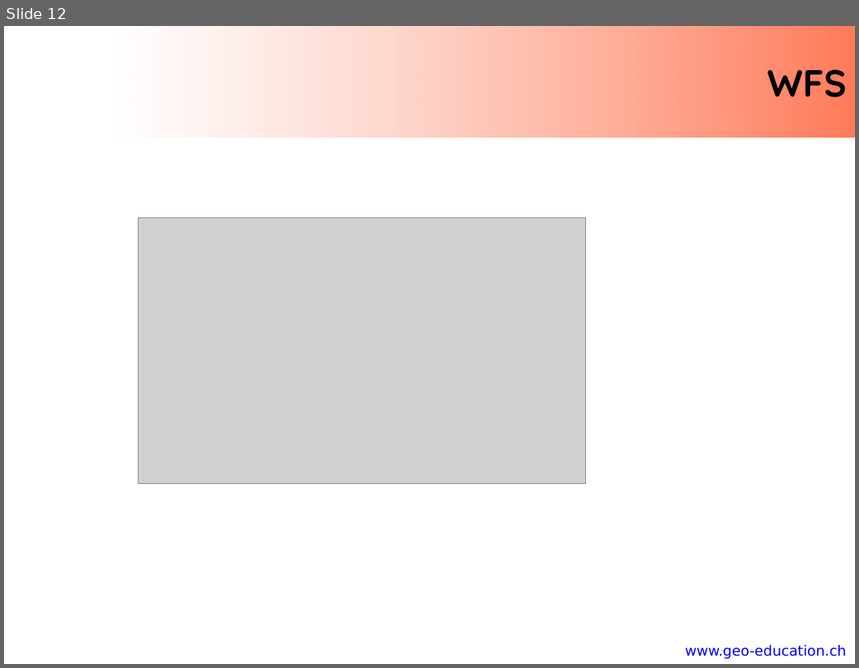
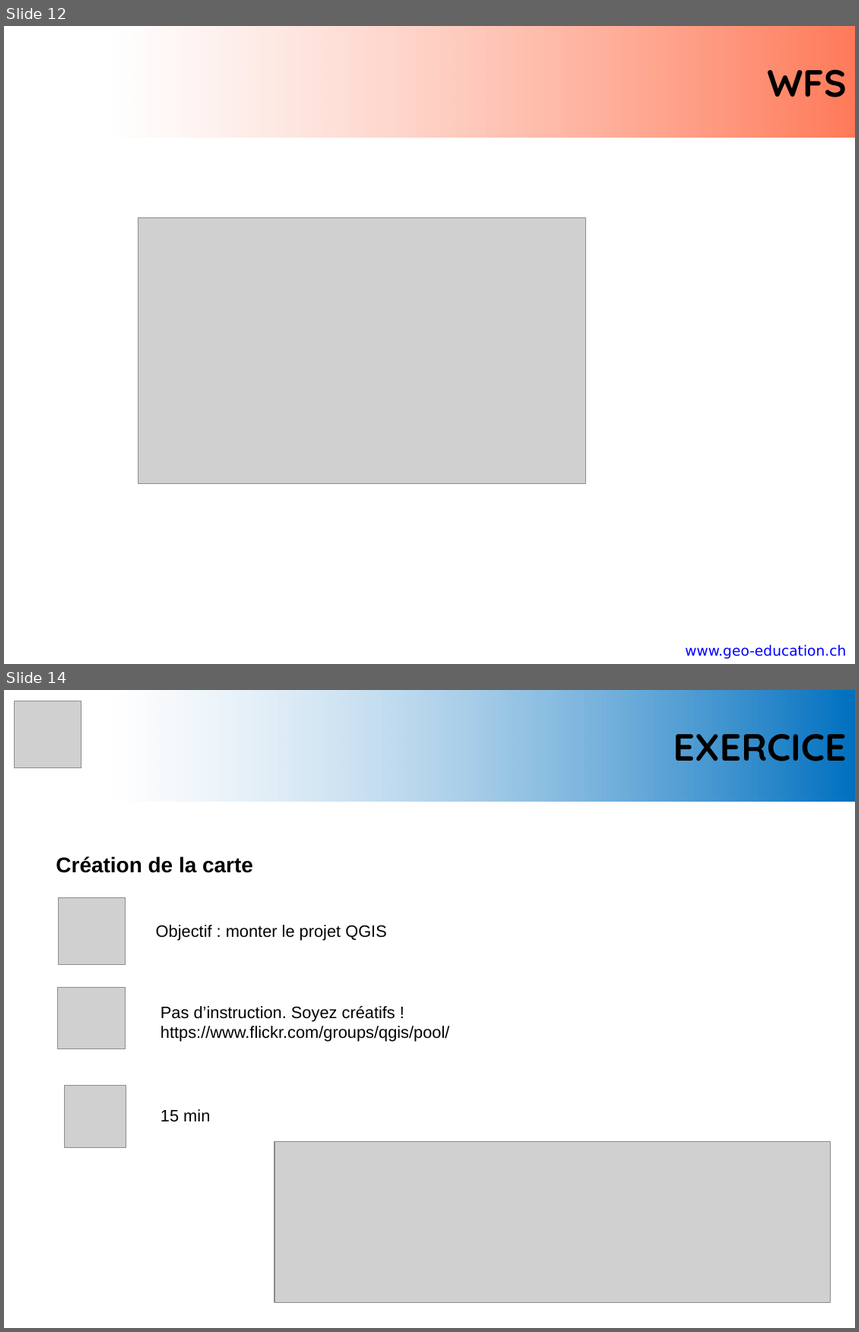
Before and after one commit to regislon/cfgeo_s2, a slide deck: slides/qgis.pptx. Shown one above the other, each under a label of ours: slide 12 before the commit, slides 12 and 14 after it; the slides between them are not shown. The pictures are 859x668 and 859x1332 pixels, drawn with LibreOffice and Linux fonts; fonts in the diff are those of the drawing; grey boxes stand for pictures; background and template pictures are left out. Boxes give left, top, right and bottom in pixels: in the first picture for what was removed or moved away, otherwise in the second. Text is boxed around its words. In the diff, an @@ line names an element or a change of style, - is before the commit and + after.

```diff
--- a/slides/qgis.pptx
+++ b/slides/qgis.pptx
@@ slide 14 added at bbox=[4, 690, 855, 1328], background #FFFFFF @@
@@ picture added at bbox=[14, 701, 82, 768] @@
@@ title added at bbox=[116, 690, 855, 802], fill gradient #FFFFFF to #0070C0, 32 pt, text #000000, bold @@
+EXERCICE
@@ text added at bbox=[56, 856, 253, 873], 18 pt, text #000000, bold @@
+Création de la carte
@@ picture added at bbox=[59, 897, 126, 965] @@
@@ text added at bbox=[156, 925, 387, 941], 14 pt, text #000000 @@
+Objectif : monter le projet QGIS
@@ picture added at bbox=[58, 988, 126, 1049] @@
@@ text added at bbox=[161, 1006, 449, 1042], 14 pt, text #000000 @@
+Pas d’instruction. Soyez créatifs !
+https://www.flickr.com/groups/qgis/pool/
@@ picture added at bbox=[65, 1086, 126, 1149] @@
@@ text added at bbox=[161, 1110, 210, 1122], 14 pt, text #000000 @@
+15 min
@@ picture added at bbox=[275, 1142, 831, 1304] @@
```
Also in this commit, not shown: 3 slides changed, 3 other slides added, 3 slides removed, 1 other file.
